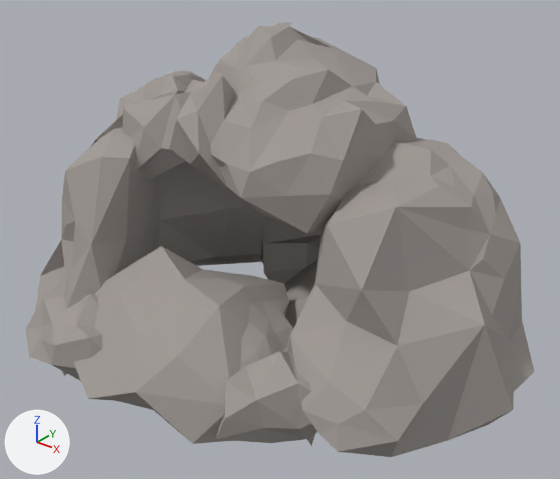
The Blender file ScaryBlenderFiles/Cave03.blend as it was, and as the next commit left it.
Camera for both pictures: a 50 mm camera at (10.13, -8.24, 9.66) aimed at (0.12, 4.27, 1.9). The axes (+X, +Y, +Z) are drawn at lower left. The lights are the same throughout. The same objects are shown in both versions, whatever each file hides.

In view in the first picture: 'TigersDen'.
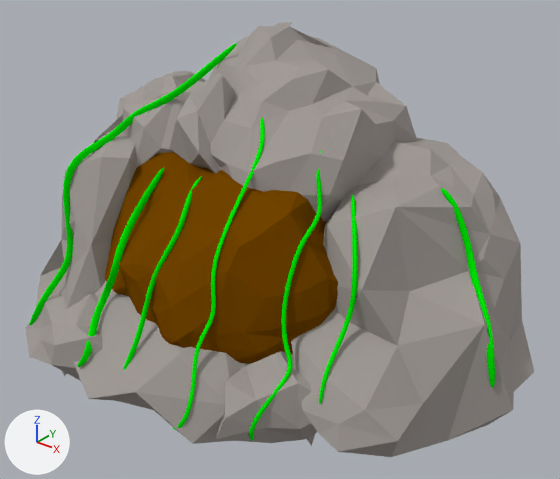
Where the change shows, as pixel boxes (x1, y1, x2, y2) in the pictures (560 x 479 px):
'Dirt', added (brown): after (105, 152, 338, 364)
'Vines', added (green): after (29, 43, 495, 441)

Diff of the bpy script that builds the scene:
```diff
--- a/ScaryBlenderFiles/Cave03.blend.py
+++ b/ScaryBlenderFiles/Cave03.blend.py
@@ mat_material @@
+mat_material = diffuse_material('Material')
+mat_material.base_color = (0.174, 0.0604, 0.0)  # brown #744600
@@ mat_material_001 @@
+mat_material_001 = diffuse_material('Material.001')
+mat_material_001.base_color = (0.0, 0.8, 0.00103)  # green #00e703
@@ me_icosphere_008_1 @@
+me_icosphere_008_1.from_pydata(...)  # 1052 vertices, 2045 faces; spans x -5.88..5.93, y -0.37..9.11, z -2.06..6.41
+# faces by material slot: [2036, 9]
+me_icosphere_008_1.materials.append(mat_caverock)  # grey #a49d99
+me_icosphere_008_1.materials.append(mat_inside_cave)  # white #e7e7e7
@@ me_icosphere_010 @@
+me_icosphere_010.from_pydata(...)  # 307 vertices, 610 faces; spans x -3.43..2.89, y 0.71..5.97, z -1.2..4.02
+me_icosphere_010.materials.append(mat_material)  # brown #744600
@@ me_cube @@
+me_cube.from_pydata(...)  # 128 vertices, 57 faces; spans x -5.63..5.18, y -5.04..0.07, z -0.89..6.2
+me_cube.materials.append(mat_material_001)  # green #00e703
@@ ob_tigersden @@
-ob_tigersden = bpy.data.objects.new('TigersDen', me_icosphere)
+ob_tigersden = bpy.data.objects.new('TigersDen', me_icosphere_008_1)
 ob_tigersden.location = (0.0, 0.0, 0.0)
@@ ob_dirt @@
+ob_dirt = bpy.data.objects.new('Dirt', me_icosphere_010)
+ob_dirt.location = (0.0, 0.0, 0.0)
@@ ob_vines @@
+ob_vines = bpy.data.objects.new('Vines', me_cube)
+ob_vines.location = (0.0, 0.0, 0.0)
+ob_vines.rotation_euler = (0.0, 0.0, -3.142)  # degrees (0, 0, -180)
+_m = ob_vines.modifiers.new('Solidify', 'SOLIDIFY')
+_m.thickness = 0.1
+_m.nonmanifold_thickness_mode = 'FIXED'
+_m.nonmanifold_merge_threshold = 0.0003
+_m = ob_vines.modifiers.new('Subsurf', 'SUBSURF')
+_m.levels = 2
```
